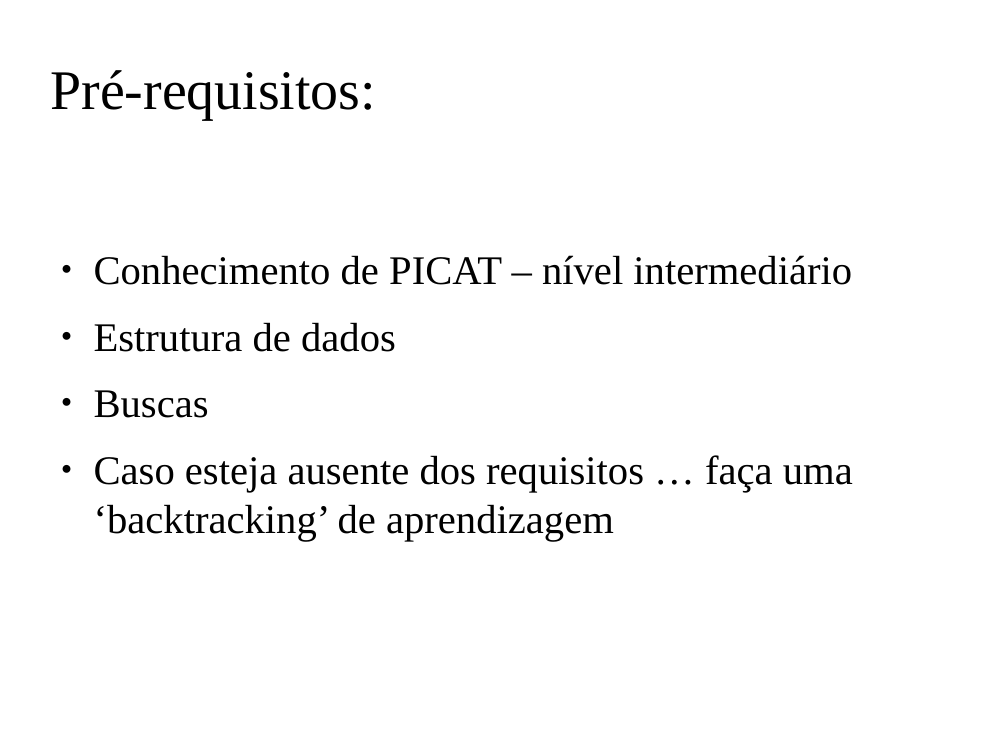
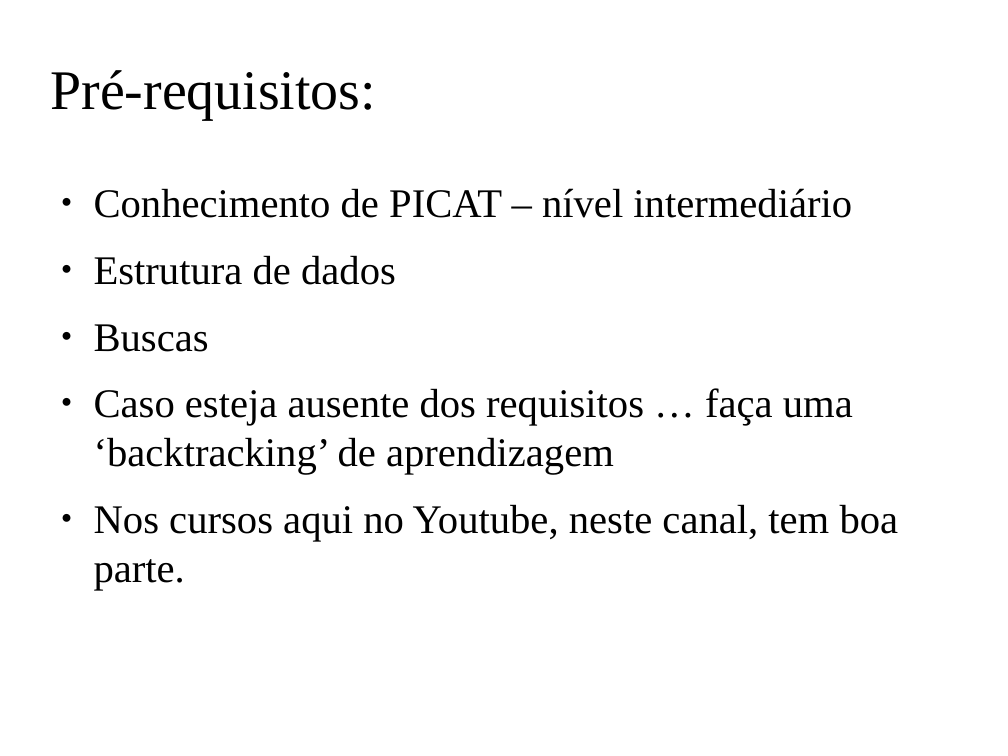
Before and after one commit to claudiosa/CCS, a slide deck: slide 4 of picat/YOUTUBE_Racha_Cuca/slides_racha_cuca.odp. Drawn at 1008x756 pixels with LibreOffice and Linux fonts; fonts in the diff are those of the drawing; background and template pictures are left out. Boxes give left, top, right and bottom in pixels: in the first picture for what was removed or moved away, otherwise in the second. Text is boxed around its words. In the diff, an @@ line names an element or a change of style, - is before the commit and + after.

```diff
--- a/picat/YOUTUBE_Racha_Cuca/slides_racha_cuca.odp
+++ b/picat/YOUTUBE_Racha_Cuca/slides_racha_cuca.odp
@@ text at [94,504,899,590]: paragraph added @@
+● Nos cursos aqui no Youtube, neste canal, tem boa parte.
```
Also in this commit, not shown: 4 other slides changed, 3 slides added, 2 slides removed, 6 other files.
